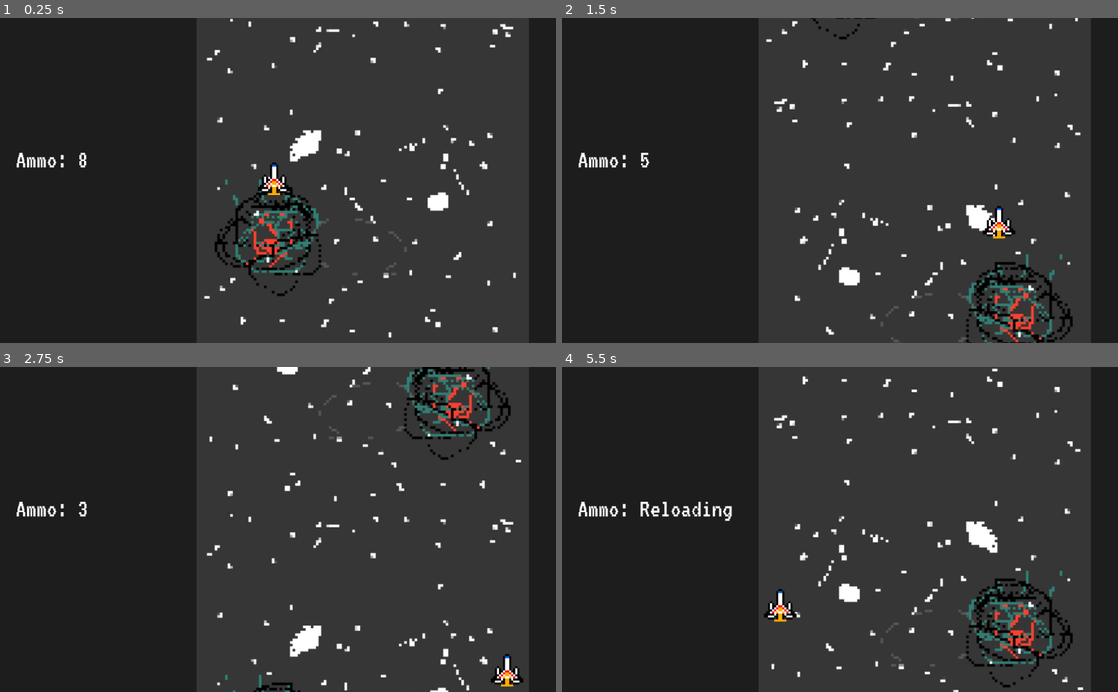
Above: before the commit, frames 1-4 (two rows, left to right).
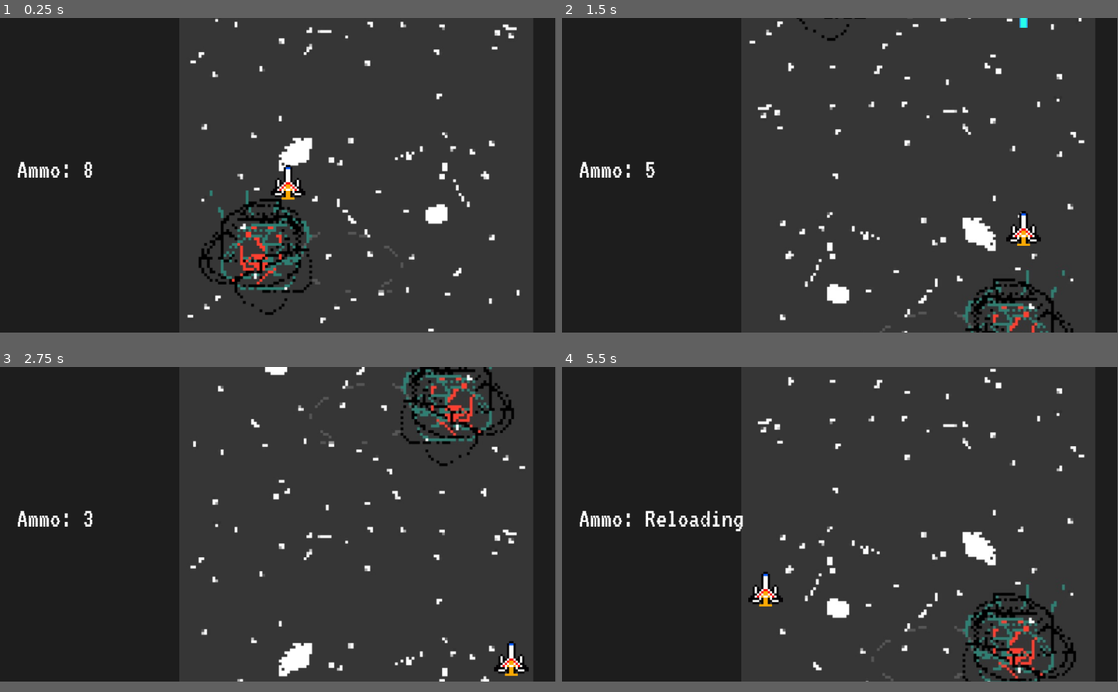
Above: after the commit, the same moments.

Repository: jiwookki/new-grBattle
Game: Godot game, scene res://Game.tscn
The game is run twice, just before and just after one commit, with the same random seed, the same clock (stepped at 60 frames per second) and the same inputs.
Inputs:
- Up to frame 1 (0.25 s): no input
- Up to frame 2 (1.5 s): hold D (movement_right) 0.53-1.28 s; hold Space (player_shoot) 0.53-1.28 s; hold S (movement_down) from 1.28 s (still down); tap Space (player_shoot) at 1.35 s
- Up to frame 3 (2.75 s): release S (movement_down) at 2.03 s; hold D (movement_right) from 2.03 s (still down); hold Space (player_shoot) from 2.03 s (still down)
- Up to frame 4 (5.5 s): release D (movement_right) at 2.78 s; release Space (player_shoot) at 2.78 s; hold W (movement_up) 2.78-3.53 s; tap Space (player_shoot) at 2.85, 4.35 s; hold Space (player_shoot) 3.53-4.28 s; hold A (movement_left) 3.53-5.03 s; hold S (movement_down) from 5.03 s (still down); hold Space (player_shoot) from 5.03 s (still down)
The window is 800x468 before the commit and 799x453 after it. Grey fills any space a smaller window leaves; there, only what the larger window draws over its background counts as a difference.

The runs differ from the first frame. In frame 1, 12% of the frame differs, in the area x 0-100%, y 0-100%; in frame 2, 12%; in frame 3, 12%; in frame 4, 13%.

Commit message:
made gun shoot bullet

Diff:
--- /dev/null
+++ b/BasicBullet.gd
@@ -0,0 +1,29 @@
+extends Area2D
+
+
+# Declare member variables here. Examples:
+# var a = 2
+# var b = "text"
+
+export var lifetime : float
+
+var _velocity : Vector2
+var _current_lifetime = 0
+
+func startShoot(new_velocity, new_position):
+	_velocity = new_velocity
+	position = new_position
+	print(position)
+
+
+# Called when the node enters the scene tree for the first time.
+func _ready():
+	pass # Replace with function body.
+
+
+# Called every frame. 'delta' is the elapsed time since the previous frame.
+func _process(delta):
+	_current_lifetime += delta
+	if _current_lifetime >= lifetime:
+		queue_free()
+	position += _velocity * delta
--- /dev/null
+++ b/Bullet.tscn
@@ -0,0 +1,22 @@
+[gd_scene load_steps=4 format=2]
+
+[ext_resource path="res://sprites/bullet.PNG" type="Texture" id=1]
+[ext_resource path="res://BasicBullet.gd" type="Script" id=2]
+
+[sub_resource type="RectangleShape2D" id=3]
+extents = Vector2( 7, 10 )
+
+[node name="Bullet" type="Area2D"]
+position = Vector2( 505, 254 )
+script = ExtResource( 2 )
+__meta__ = {
+"_edit_group_": true
+}
+lifetime = 3.0
+
+[node name="CollisionShape2D" type="CollisionShape2D" parent="."]
+shape = SubResource( 3 )
+
+[node name="Sprite" type="Sprite" parent="."]
+scale = Vector2( 0.791667, 0.833333 )
+texture = ExtResource( 1 )
--- a/Game.tscn
+++ b/Game.tscn
@@ -18,7 +18,7 @@
 [node name="Game" type="Node2D"]
 
 [node name="BackgroundDrawer" type="Node2D" parent="."]
-position = Vector2( -50, 0 )
+position = Vector2( -102, 0 )
 script = ExtResource( 8 )
 __meta__ = {
 "_edit_group_": true
@@ -47,13 +47,14 @@
 script = ExtResource( 3 )
 
 [node name="Delta1" type="Area2D" parent="."]
-position = Vector2( 505, 297 )
+position = Vector2( 498, 284 )
 scale = Vector2( 3, 3 )
 script = ExtResource( 2 )
 __meta__ = {
 "_edit_group_": true
 }
 player_speed = 400
+border_offset = 312
 
 [node name="CollisionShape2D" type="CollisionShape2D" parent="Delta1"]
 shape = SubResource( 1 )
@@ -67,5 +68,6 @@
 script = ExtResource( 5 )
 reload_time_seconds = 3.0
 shoot_cooldown_secs = 0.4
+shoot_speed = Vector2( 0, -2400 )
 
 [connection signal="update_ammo_count" from="Delta1/Gun" to="CanvasLayer/Label" method="_on_update_ammo"]
--- a/Gun.gd
+++ b/Gun.gd
@@ -11,10 +11,15 @@
 
 export var shoot_cooldown_secs : float
 
+export var shoot_speed : Vector2
+
 var ammo = max_ammo
 
 var cooldown = 0
 
+var bullet_prefab : PackedScene
+
+var root : Node
 
 # Declare member variables here. Examples:
 # var a = 2
@@ -33,6 +38,9 @@
 		_reload()
 	else:
 		cooldown = shoot_cooldown_secs
+	var newbullet = bullet_prefab.instance()
+	newbullet.startShoot(shoot_speed, global_position)
+	root.add_child(newbullet)
 
 
 func _process_cooldown(delta):
@@ -53,6 +61,8 @@
 
 	emit_signal("update_ammo_count", ammo)
 	print("gun init")
+	bullet_prefab = preload("res://Bullet.tscn")
+	root = get_node("/root")
 
 
 
--- a/project.godot
+++ b/project.godot
@@ -13,6 +13,12 @@
 config/name="gamma-ray-battle-demo"
 run/main_scene="res://Game.tscn"
 config/icon="res://icon.png"
+
+[display]
+
+window/size/width=960
+window/size/height=544
+window/size/resizable=false
 
 [gui]
 
